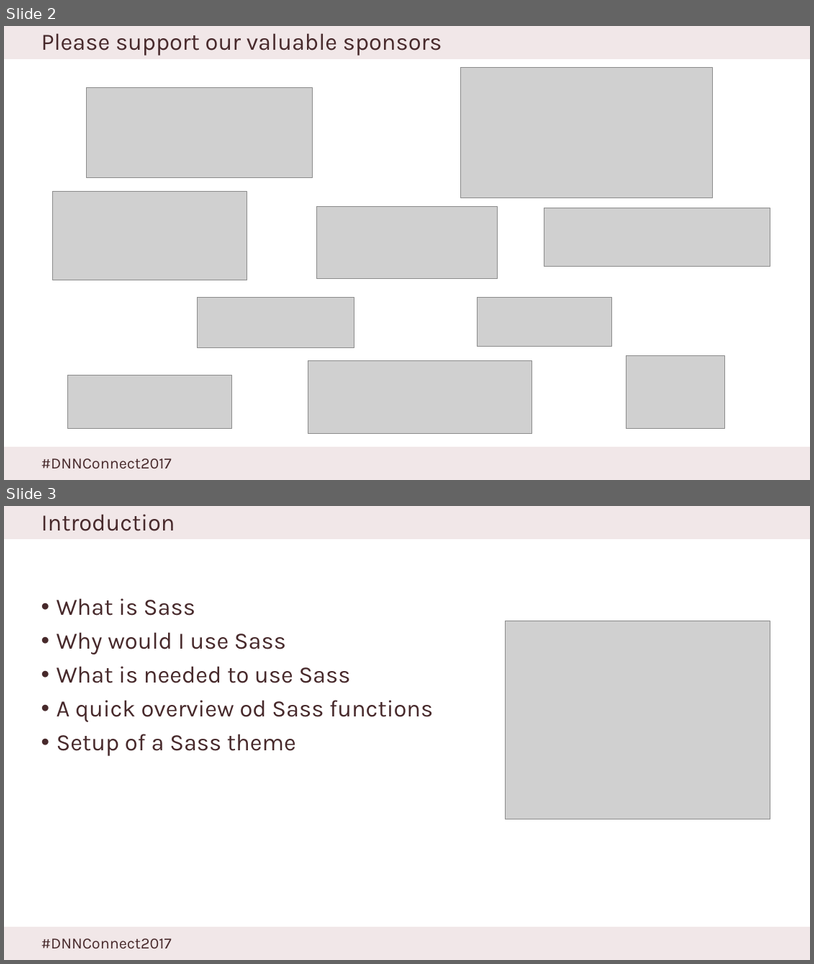
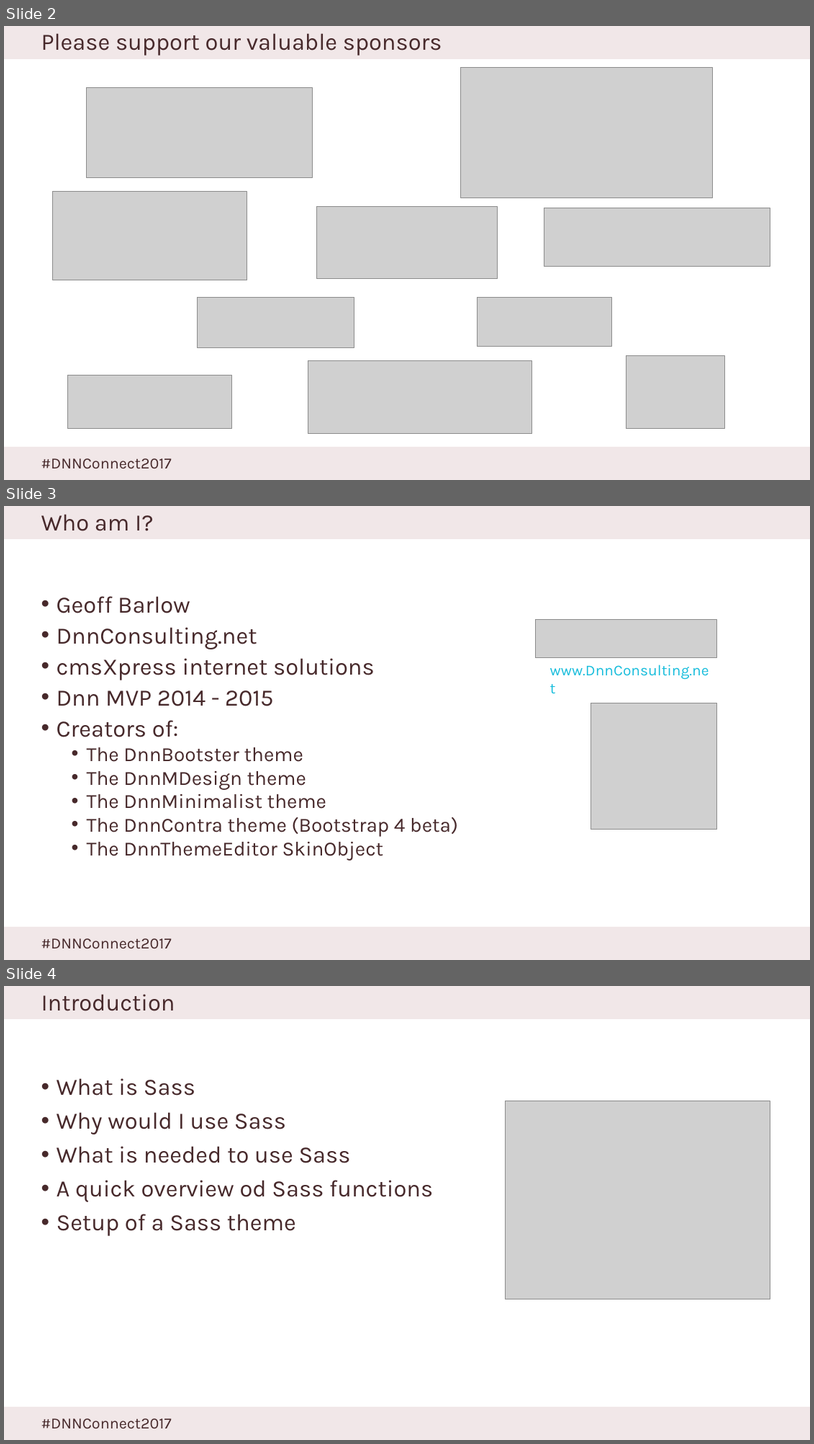
Before and after one commit to dnnconsulting/DnnC.Dnn-Connect-2017-Sass-Theme, a slide deck: Presentation/Simple theme creation using Sass.pptx. Shown one above the other, each under a label of ours: slides 2 and 3 before the commit, slides 2, 3 and 4 after it. The pictures are 814x964 and 814x1444 pixels, drawn with LibreOffice and Linux fonts; fonts in the diff are those of the drawing; grey boxes stand for pictures; background and template pictures are left out. Boxes give left, top, right and bottom in pixels: in the first picture for what was removed or moved away, otherwise in the second. Text is boxed around its words. In the diff, an @@ line names an element or a change of style, - is before the commit and + after.

```diff
--- a/Presentation/Simple theme creation using Sass.pptx
+++ b/Presentation/Simple theme creation using Sass.pptx
@@ slide 3 added at (4,506,810,960), background #FFFFFF; not listed: 3 template elements that a slide beside it also shows @@
@@ title added at (41,514,153,531), 28 pt, text #47292B @@
+Who am I?
@@ text added at (57,596,458,860), 24 pt, text #47292B @@
+• Geoff Barlow
+• DnnConsulting.net
+• cmsXpress internet solutions
+• Dnn MVP 2014 - 2015
+• Creators of:
+  • The DnnBootster theme
+  • The DnnMDesign theme
+  • The DnnMinimalist theme
+  • The DnnContra theme (Bootstrap 4 beta)
+  • The DnnThemeEditor SkinObject
@@ picture added at (536,620,718,657) @@
@@ text added at (550,664,710,679), 18 pt, text #17BDDC @@
+www.DnnConsulting.net
@@ picture added at (592,703,718,829) @@
@@ what was slide 3 is now slide 4 @@
```
Also in this commit, not shown: 6 slides changed.
